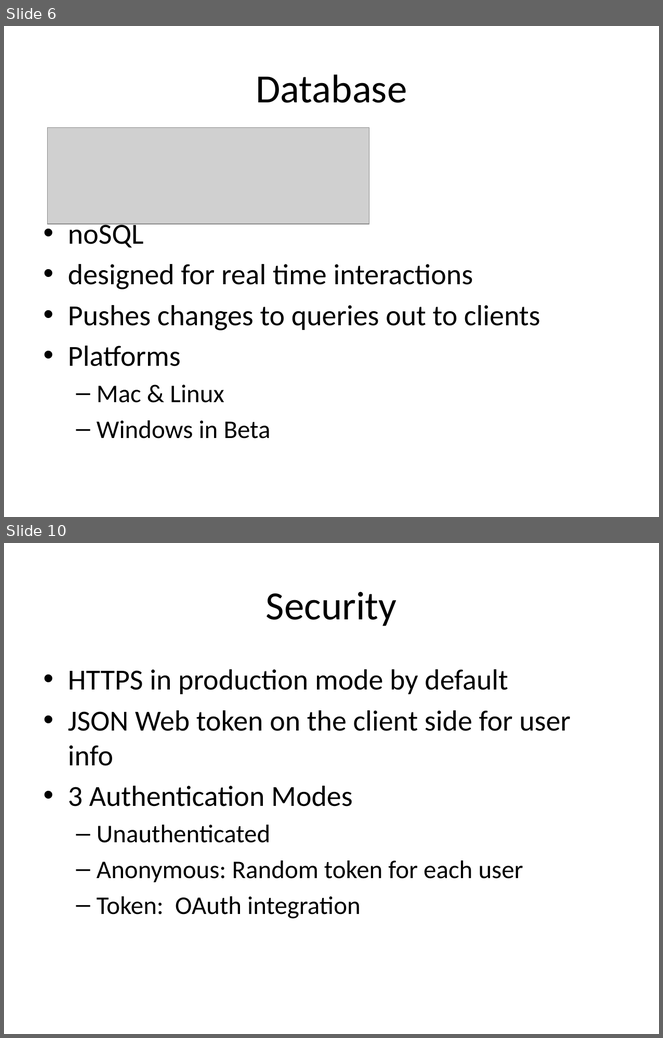
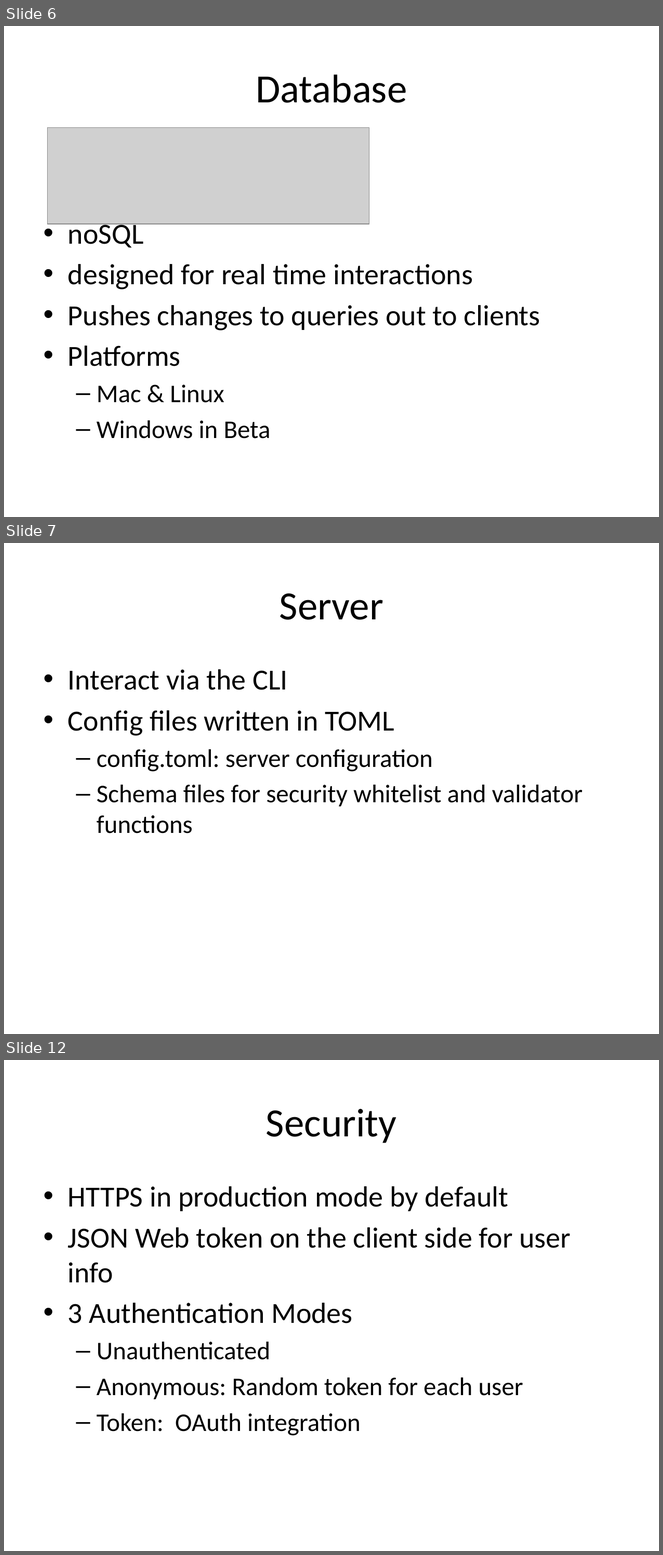
Before and after one commit to mahopa/Horizon-ngHouston, a slide deck: HorizonSlide.pptx. Shown one above the other, each under a label of ours: slides 6 and 10 before the commit, slides 6, 7 and 12 after it; the slides between them are not shown. The pictures are 663x1038 and 663x1555 pixels, drawn with LibreOffice and Linux fonts; fonts in the diff are those of the drawing; grey boxes stand for pictures; background and template pictures are left out. Boxes give left, top, right and bottom in pixels: in the first picture for what was removed or moved away, otherwise in the second. Text is boxed around its words. In the diff, an @@ line names an element or a change of style, - is before the commit and + after.

```diff
--- a/HorizonSlide.pptx
+++ b/HorizonSlide.pptx
@@ slide 7 added at [4, 543, 659, 1034], background #FFFFFF @@
@@ title added at [280, 593, 384, 620], 44 pt, text #000000 @@
+Server
@@ text added at [68, 669, 583, 834], 28 pt, text #000000 @@
+• Interact via the CLI
+• Config files written in TOML
+  – config.toml: server configuration
+  – Schema files for security whitelist and validator functions
@@ what was slide 10 is now slide 12 @@
```
Also in this commit, not shown: 2 slides changed, 2 other slides added, 1 slide removed, 1 other file.
